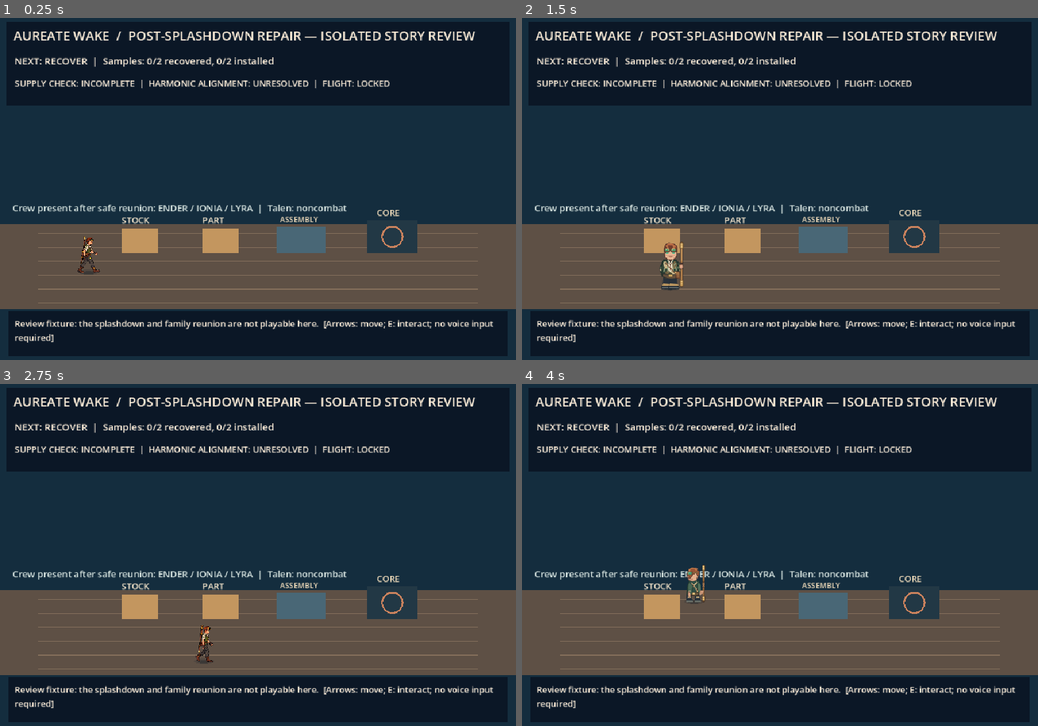
Above: before the commit, frames 1-4 (two rows, left to right).
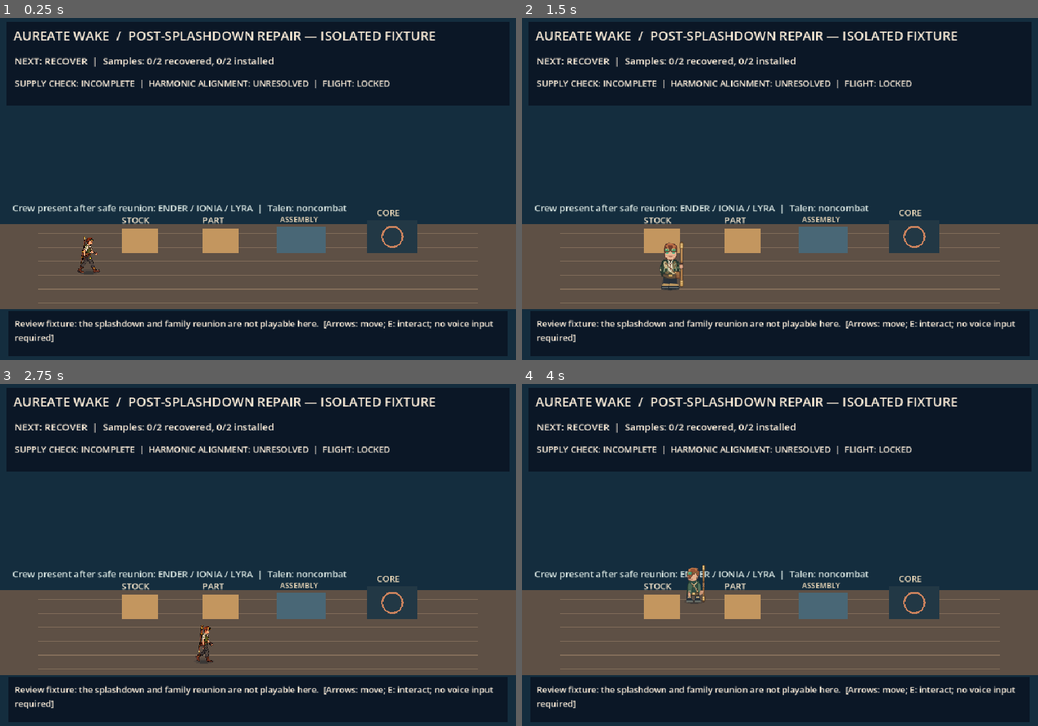
Above: after the commit, the same moments.

Repository: ndrorchestration/ToSailaStarrySky-jrpg
Game: Godot game, scene res://scenes/first_wake_core_alignment_review.tscn
The game is run twice, just before and just after one commit, with the same random seed, the same clock (stepped at 60 frames per second) and the same inputs. This scene is started directly instead of the project's main scene.
Inputs:
- Up to frame 1 (0.25 s): no input
- Up to frame 2 (1.5 s): tap Enter at 0.5 s; hold Right (ui_right) 0.53-1.28 s; tap 1 (aetherwake_ch1_choice_a) at 0.6 s; hold Down (ui_down) from 1.28 s (still down); tap 2 (aetherwake_ch1_choice_b) at 1.35 s
- Up to frame 3 (2.75 s): tap Space at 2 s; release Down (ui_down) at 2.03 s; hold Right (ui_right) from 2.03 s (still down); tap 3 (aetherwake_ch1_choice_c) at 2.1 s
- Up to frame 4 (4 s): release Right (ui_right) at 2.78 s; hold Up (ui_up) 2.78-3.53 s; tap 4 (aetherwake_ch1_combat_rest) at 2.85 s; hold Left (ui_left) from 3.53 s (still down); tap F (aetherwake_ch1_flight_review_launch) at 3.6 s

The runs differ from the first frame. In frame 1, 0.3% of the frame differs, in the area x 74-93%, y 3-7%; in frame 2, 0.3%; in frame 3, 0.3%; in frame 4, 0.3%.

Commit message:
feat(godot): pass actual Lyra-reunited two-clue story into materials and melody workshop instead of fixture

Diff:
--- a/godot/scripts/first_wake_core_alignment_scene.gd
+++ b/godot/scripts/first_wake_core_alignment_scene.gd
@@ -20,6 +20,28 @@
 
 var story = Opening.new()
 var core = Core.new()
+var has_external_story_handoff: bool = false
+
+func configure_from_working_theory(story_state: Variant) -> bool:
+    # Only preinstantiation, identical creator-directed opening contract.
+    # A player cannot skip the Lyra reunion or two evidence clues.
+    if is_inside_tree() or has_external_story_handoff:
+        return false
+    if not (story_state is RefCounted) or story_state.get_script() != Opening:
+        return false
+    var report: Dictionary = story_state.snapshot()
+    if report.get("step", "") != "working_theory":
+        return false
+    if report.get("active_party_ids", []) != ["ender", "ionia", "lyra"]:
+        return false
+    if not bool(report.get("safe_reunion_confirmed", false)) or int(report.get("evidence_count", 0)) < 2:
+        return false
+    if not core.begin(story_state):
+        return false
+    story = story_state
+    has_external_story_handoff = true
+    last_message = "Shared crew theory received; physical recovery is still required."
+    return true
 var analysis = MelodyAnalysis.new()
 var ender: CharacterBody2D
 var headline: Label
@@ -33,21 +55,22 @@
 
 func _ready() -> void:
     Inputs.ensure_defaults()
-    # Only the authoring-fixture contract advances the offscreen prior story:
-    # not a user save, world teleport, physical splashdown or production quest.
-    story.accept_ionia_job()
-    story.complete_engineering_checks()
-    story.begin_test_flight()
-    story.record_engine_failure(true, true, true)
-    story.complete_ocean_splashdown(true, true)
-    story.inspect_postflight_reserve(true)
-    story.introduce_lyra_and_talen(true)
-    story.record_clue("phase_readings")
-    story.record_clue("lyra_observation")
-    story.form_working_fuel_theory()
-    if not core.begin(story):
-        push_error("CORE_REVIEW_FIXTURE_INVALID")
-        return
+    # Standalone F6 test retains its isolated fixture. The connected Chapter I
+    # review path instead injects the actual postflight crew/clue state.
+    if not has_external_story_handoff:
+        story.accept_ionia_job()
+        story.complete_engineering_checks()
+        story.begin_test_flight()
+        story.record_engine_failure(true, true, true)
+        story.complete_ocean_splashdown(true, true)
+        story.inspect_postflight_reserve(true)
+        story.introduce_lyra_and_talen(true)
+        story.record_clue("phase_readings")
+        story.record_clue("lyra_observation")
+        story.form_working_fuel_theory()
+        if not core.begin(story):
+            push_error("CORE_REVIEW_FIXTURE_INVALID")
+            return
 
     ender = Actor.new()
     ender.name = "EnderReviewPlayer"
@@ -230,7 +253,7 @@
     if headline == null:
         return
     var s: Dictionary = core.snapshot()
-    headline.text = "AUREATE WAKE  /  POST-SPLASHDOWN REPAIR — ISOLATED STORY REVIEW"
+    headline.text = "AUREATE WAKE  /  POST-SPLASHDOWN REPAIR — " + ("CONNECTED REVIEW" if has_external_story_handoff else "ISOLATED FIXTURE")
     objective.text = "NEXT: %s  |  Samples: %d/2 recovered, %d/2 installed" % [str(s["phase"]).to_upper(), core.recovered.size(), core.installed.size()]
     status_label.text = "SUPPLY CHECK: %s  |  HARMONIC ALIGNMENT: %s  |  FLIGHT: LOCKED" % [
         "COMPLETE" if bool(s["materialReady"]) else "INCOMPLETE",
